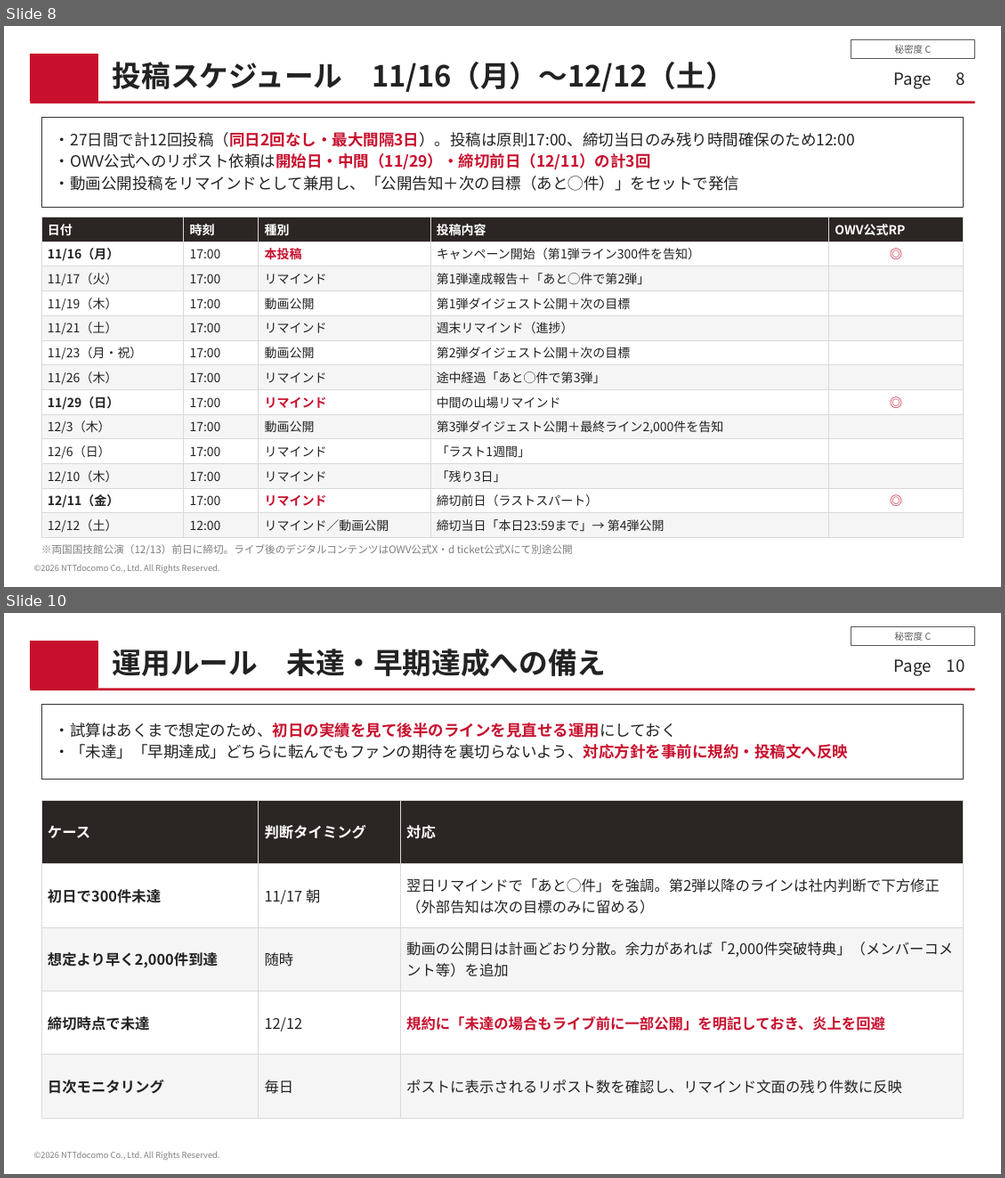
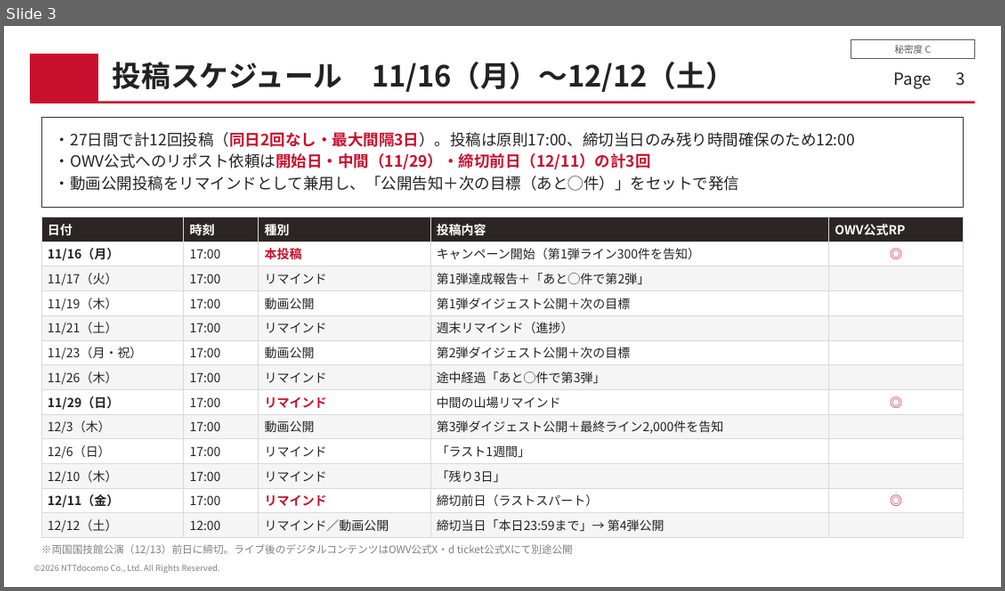
Before and after one commit to keita324/X_check, a slide deck: OWV_リマインド・リポスト目標設計.pptx. Shown one above the other, each under a label of ours: slides 8 and 10 before the commit, slide 3 after it; the slides between them are not shown. The pictures are 1005x1178 and 1005x591 pixels, drawn with LibreOffice and Linux fonts; fonts in the diff are those of the drawing. Boxes give left, top, right and bottom in pixels: in the first picture for what was removed or moved away, otherwise in the second. Text is boxed around its words. In the diff, an @@ line names an element or a change of style, - is before the commit and + after.

```diff
--- a/OWV_リマインド・リポスト目標設計.pptx
+++ b/OWV_リマインド・リポスト目標設計.pptx
@@ slide 10 removed at (4,613,1001,1174), background #FFFFFF; not listed: 6 template elements that a slide beside it also shows @@
@@ title removed at (113,649,607,676) @@
-運用ルール 未達・早期達成への備え
@@ page number removed at (947,659,965,672) @@
-10
@@ rectangle removed at (41,705,963,779) @@
@@ text removed at (55,722,848,759) @@
-・試算はあくまで想定のため、初日の実績を見て後半のラインを見直せる運用にしておく
-・「未達」「早期達成」どちらに転んでもファンの期待を裏切らないよう、対応方針を事前に規約・投稿文へ反映
@@ table removed at (41,800,963,1097), 5 rows, 3 columns @@
-ケース | 判断タイミング | 対応
-初日で300件未達 | 11/17 朝 | 翌日リマインドで「あと◯件」を強調。第2弾以降のラインは社内判断で下方修正（外部告知は次の目標のみに留める）
-想定より早く2,000件到達 | 随時 | 動画の公開日は計画どおり分散。余力があれば「2,000件突破特典」（メンバーコメント等）を追加
-締切時点で未達 | 12/12 | 規約に「未達の場合もライブ前に一部公開」を明記しておき、炎上を回避
-日次モニタリング | 毎日 | ポストに表示されるリポスト数を確認し、リマインド文面の残り件数に反映
@@ what was slide 8 is now slide 3 @@
@@ page number at (955,72,964,86): text changed @@
-8
+3
```
Also in this commit, not shown: 3 slides changed, 5 other slides removed.
